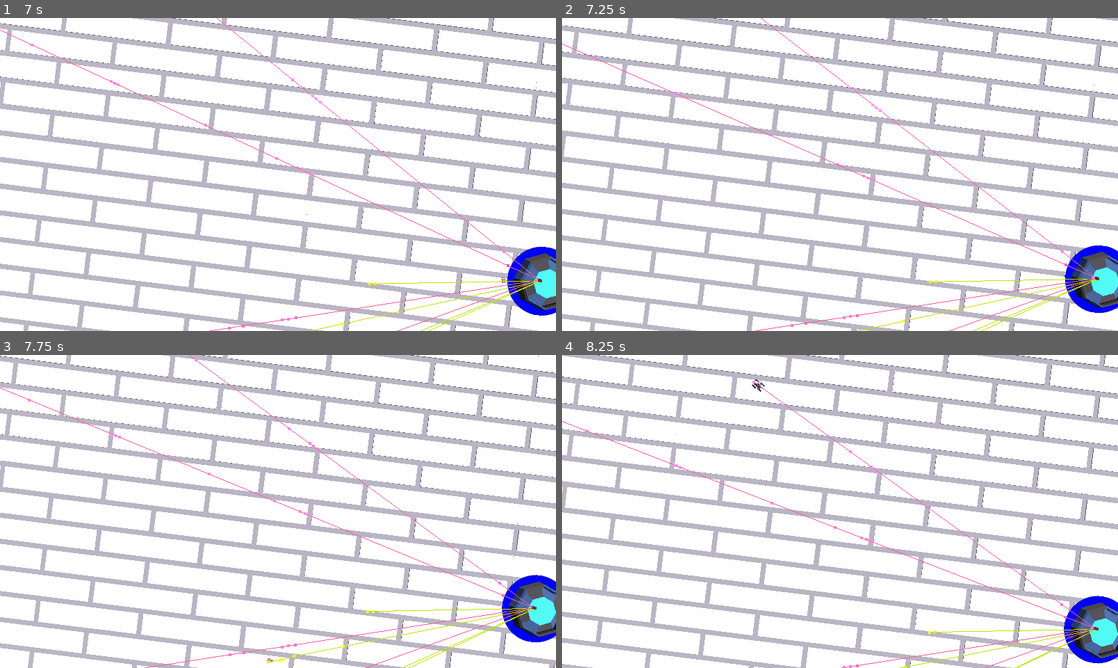
Above: before the commit, frames 1-4 (two rows, left to right).
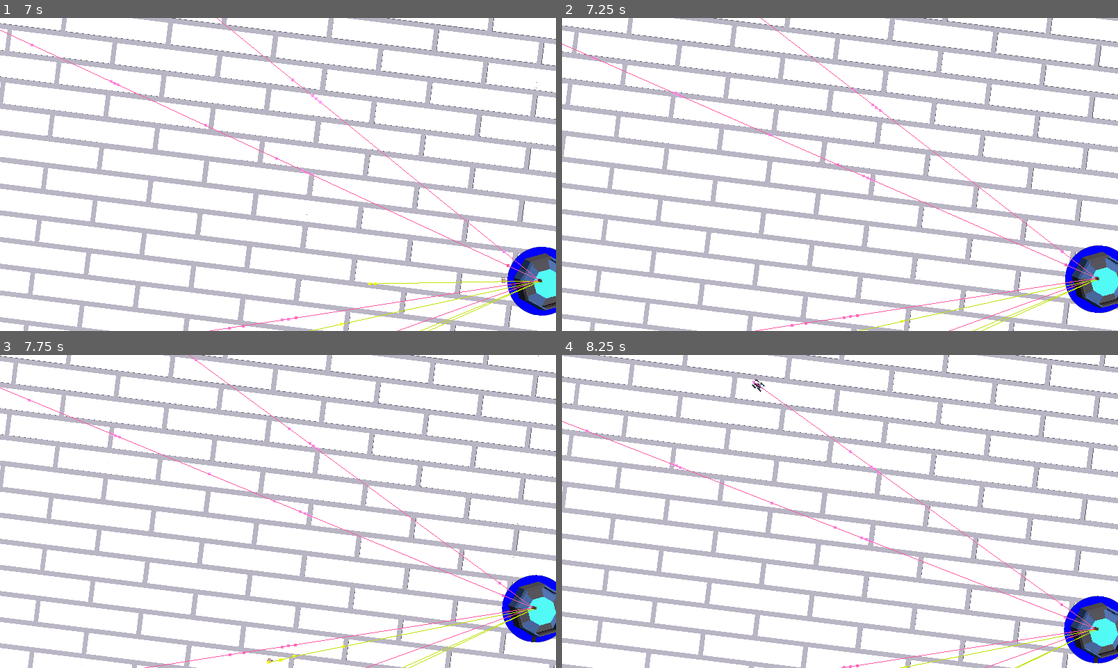
Above: after the commit, the same moments.

Repository: Degenerate-Games/psgamejam16
Game: Godot game, scene res://scenes/room.tscn
Two runs of this game, one before a commit and one after it. Both use one fixed random seed, a clock stepped at 60 frames per second and the inputs below.
Inputs (mouse positions are in pixels of both pictures, inside the frame that each line leads up to):
- Up to frame 1 (7 s): move the mouse to (400, 158) at 0.52 s; hold S (camera_backward) 0.53-1.28 s; move the mouse to (166, 190) at 1.27 s; tap W (camera_forward) at 1.35 s; move the mouse to (333, 105) at 2.02 s; hold A (camera_left) 2.03-2.78 s; move the mouse to (250, 237) at 2.77 s; tap D (camera_right) at 2.85 s; move the mouse to (444, 221) at 3.52 s; hold Right mouse button (camera_rotate) 3.53-4.28 s; move the mouse to (111, 127) at 4.27 s; tap Q (camera_rotate_left) at 4.35 s; move the mouse to (305, 174) at 5.02 s; tap E (camera_rotate_right) at 5.1 s; move the mouse to (194, 96) at 5.77 s; tap Mouse wheel up (camera_zoom_in) at 5.85 s; move the mouse to (400, 158) at 6.52 s; tap Mouse wheel down (camera_zoom_out) at 6.6 s
- Up to frame 2 (7.25 s): no input
- Up to frame 3 (7.75 s): move the mouse to (166, 527) at 7.27 s; tap S (camera_backward) at 7.35 s
- Up to frame 4 (8.25 s): move the mouse to (895, 442) at 8.02 s; hold W (camera_forward) from 8.03 s (still down)

Frame 1 is identical in both runs. In frame 2, less than 0.1% of the frame differs, in the area x 41-97%, y 21-99%; in frame 3, 0.1%, in the area x 41-98%, y 70-99%; in frame 4, less than 0.1%.

Commit message:
Update collision on hurtbox and remove unneeded code from pestBug

Diff:
--- a/PestWars/scenes/units/enemy/pestBug.tscn
+++ b/PestWars/scenes/units/enemy/pestBug.tscn
@@ -167,7 +167,8 @@
 debug_path_custom_color = Color(0.757783, 0.887502, 1.54018e-06, 1)
 
 [node name="HurtboxComponent" parent="." instance=ExtResource("4_1gxjw")]
-damage_multiplier = 100.0
+collision_layer = 4
+collision_mask = 24
 
 [node name="CollisionShape3D" type="CollisionShape3D" parent="HurtboxComponent"]
 transform = Transform3D(1, 0, 0, 0, 1, 0, 0, 0, 1, 0, 0.344787, -0.453308)
--- a/PestWars/scripts/pestBug.gd
+++ b/PestWars/scripts/pestBug.gd
@@ -6,7 +6,6 @@
 
 @onready var navigation_agent: NavigationAgent3D = $NavigationAgent3D
 
-var damage_multiplier: float = 1.0
 var speed_multiplier: float = 1.0
 
 # Called when the node enters the scene tree for the first time.
@@ -40,9 +39,5 @@
 	pass
 
 
-func set_damage_multiplier(multiplier: float) -> void:
-	damage_multiplier = multiplier
-
-
 func set_speed_multiplier(multiplier: float) -> void:
 	speed_multiplier = multiplier
